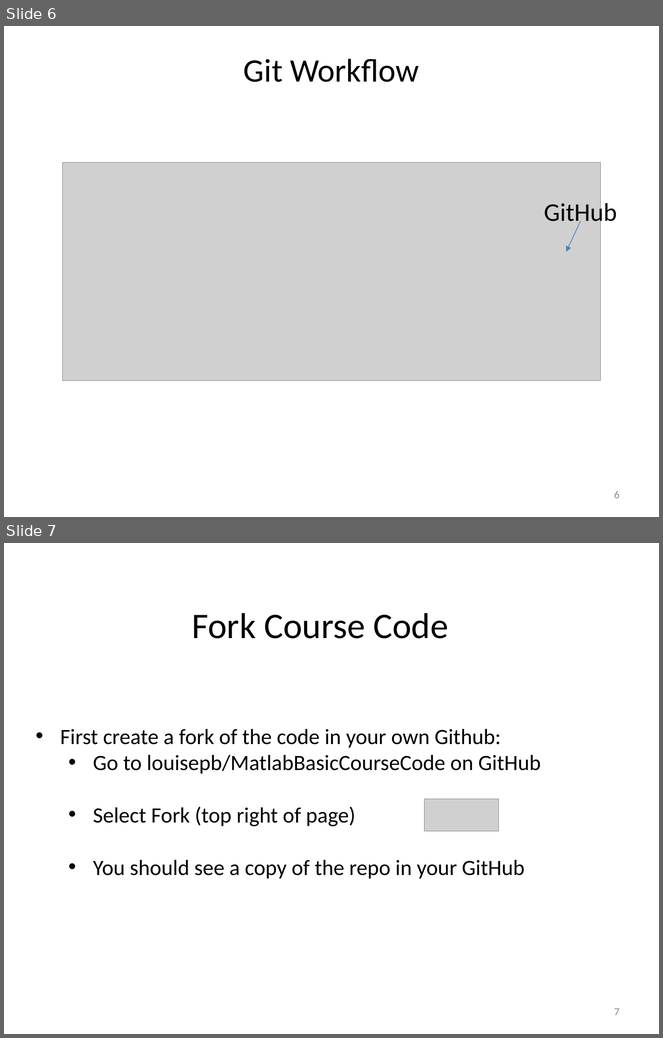
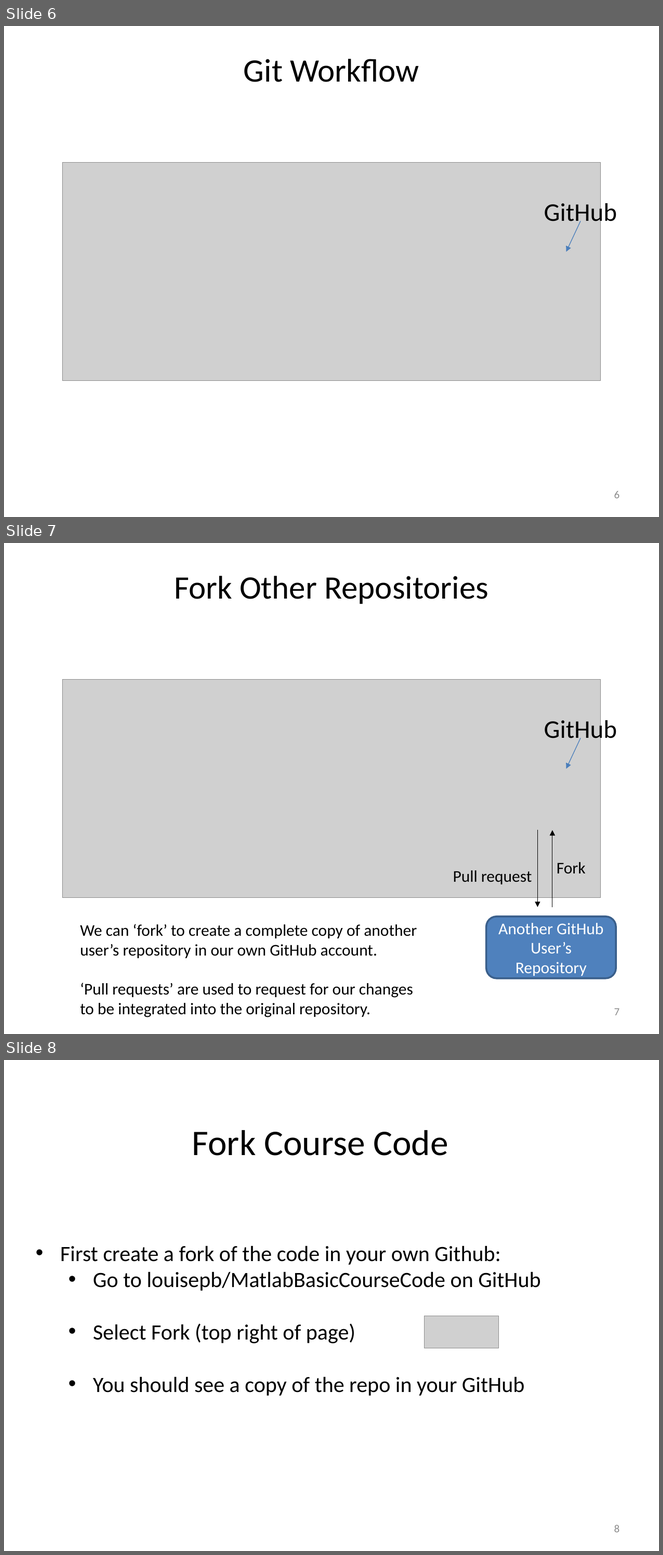
Before and after one commit to louisepb/MatlabBasicCourse, a slide deck: Introduction to MATLAB for Engineers.pptx. Shown one above the other, each under a label of ours: slides 6 and 7 before the commit, slides 6, 7 and 8 after it. The pictures are 663x1038 and 663x1555 pixels, drawn with LibreOffice and Linux fonts; fonts in the diff are those of the drawing; grey boxes stand for pictures. Boxes give left, top, right and bottom in pixels: in the first picture for what was removed or moved away, otherwise in the second. Text is boxed around its words. In the diff, an @@ line names an element or a change of style, - is before the commit and + after.

```diff
--- a/Introduction to MATLAB for Engineers.pptx
+++ b/Introduction to MATLAB for Engineers.pptx
@@ slide 7 added at <box>4,543,659,1034</box>, background #FFFFFF @@
@@ text added at <box>174,576,489,604</box>, 36 pt, text #000000 @@
+Fork Other Repositories
@@ picture added at <box>62,679,601,898</box> @@
@@ text added at <box>544,717,617,744</box>, 28 pt, text #000000 @@
+GitHub
@@ arrow added from (581, 738) to (566, 769), #4B7EBC 0.75 pt @@
@@ arrow added from (538, 830) to (538, 908), #000000 0.75 pt @@
@@ arrow added from (553, 908) to (553, 831), #000000 0.75 pt @@
@@ text added at <box>557,862,586,874</box>, 18 pt, text #000000 @@
+Fork
@@ text added at <box>453,871,532,885</box>, 18 pt, text #000000 @@
+Pull request
@@ rounded rectangle added at <box>486,916,616,978</box>, fill #4F81BD, outline #3A5F8C 2 pt, 18 pt, text #FFFFFF @@
+Another GitHub User’s Repository
@@ text added at <box>80,924,417,1018</box>, 18 pt, text #000000 @@
+We can ‘fork’ to create a complete copy of another user’s repository in our own GitHub account.
+‘Pull requests’ are used to request for our changes to be integrated into the original repository.
@@ page number added at <box>614,1008,620,1016</box>, 12 pt, text #8C8C8C @@
+7
@@ what was slide 7 is now slide 8 @@
@@ page number at <box>614,1525,620,1533</box>: text changed @@
-7
+8
```
Also in this commit, not shown: 1 slide changed, 1 slide removed, 5 other files.
